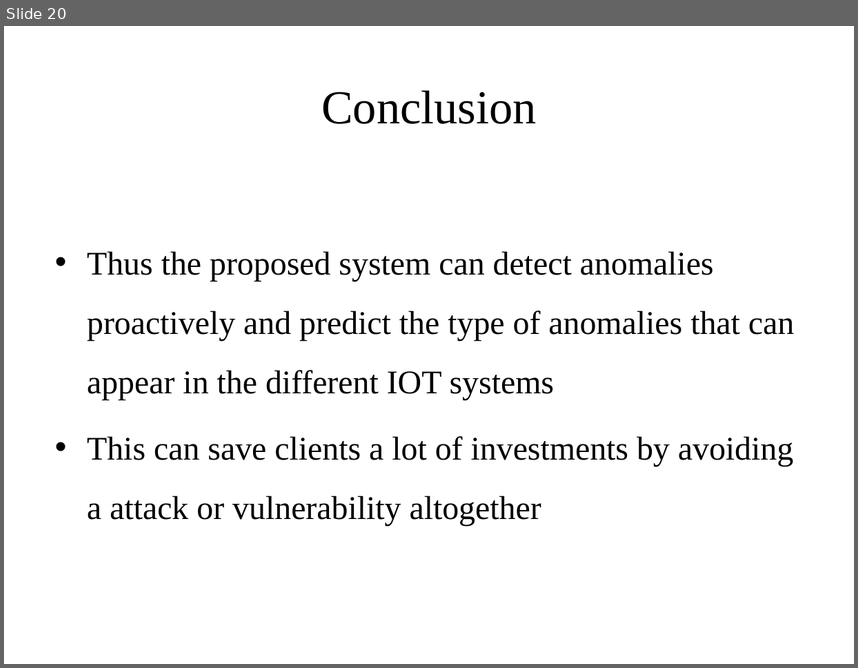
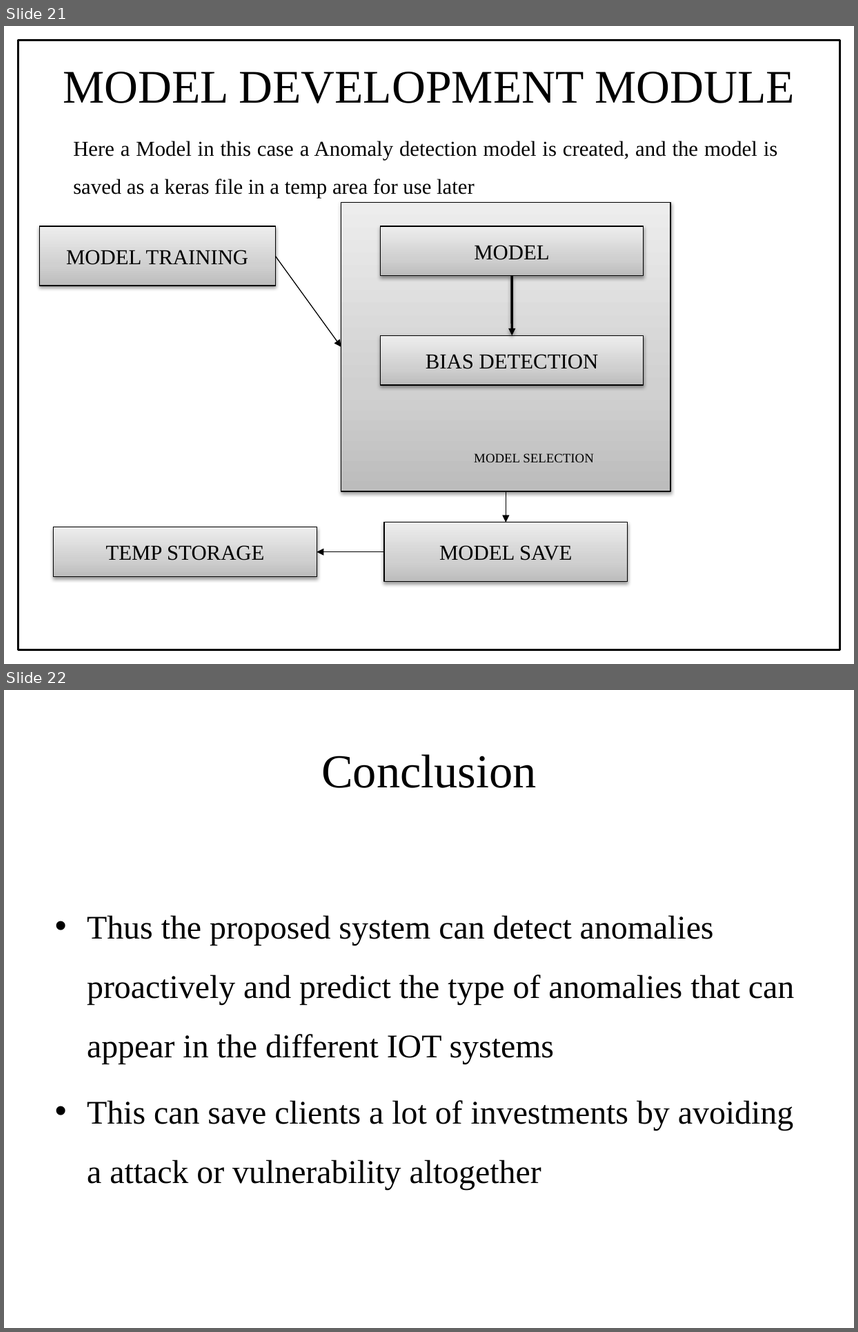
Before and after one commit to Renegadez518/IotSecurityProj, a slide deck: IOTProjreview ppt.pptx. Shown one above the other, each under a label of ours: slide 20 before the commit, slides 21 and 22 after it. The pictures are 858x668 and 858x1332 pixels, drawn with LibreOffice and Linux fonts; fonts in the diff are those of the drawing. Boxes give left, top, right and bottom in pixels: in the first picture for what was removed or moved away, otherwise in the second. Text is boxed around its words. In the diff, an @@ line names an element or a change of style, - is before the commit and + after.

```diff
--- a/IOTProjreview ppt.pptx
+++ b/IOTProjreview ppt.pptx
@@ slide 21 added at (4,26,854,664), background #FFFFFF @@
@@ rectangle added at (18,40,840,650), outline #000000 2 pt @@
@@ title added at (63,72,795,103), 39.6 pt, text #000000 @@
+MODEL DEVELOPMENT MODULE
@@ text added at (73,141,778,198), 18 pt, text #000000 @@
+  Here a Model in this case a Anomaly detection model is created, and the model is saved as a keras file in a temp area for use later
@@ rectangle added at (341,202,671,491), fill gradient #BDBDBD to #D1D1D1 to #EEEEEE, outline #000000 0.75 pt @@
@@ rectangle added at (40,226,275,285), fill gradient #BDBDBD to #D1D1D1 to #EEEEEE, outline #000000 0.75 pt, 18 pt, text #000000 @@
+MODEL TRAINING
@@ group added at (275,226,644,521): 3 arrows, 2 rectangles, 1 text @@
+MODEL
+BIAS DETECTION
+MODEL SELECTION
@@ rectangle added at (384,521,627,581), fill gradient #BDBDBD to #D1D1D1 to #EEEEEE, outline #000000 0.75 pt, 18 pt, text #000000 @@
+MODEL SAVE
@@ rectangle added at (53,527,317,576), fill gradient #BDBDBD to #D1D1D1 to #EEEEEE, outline #000000 0.75 pt, 18 pt, text #000000 @@
+TEMP STORAGE
@@ arrow added from (384, 551) to (317, 551), #000000 0.75 pt @@
@@ what was slide 20 is now slide 22 @@
```
Also in this commit, not shown: 1 slide changed, 1 other slide added.
